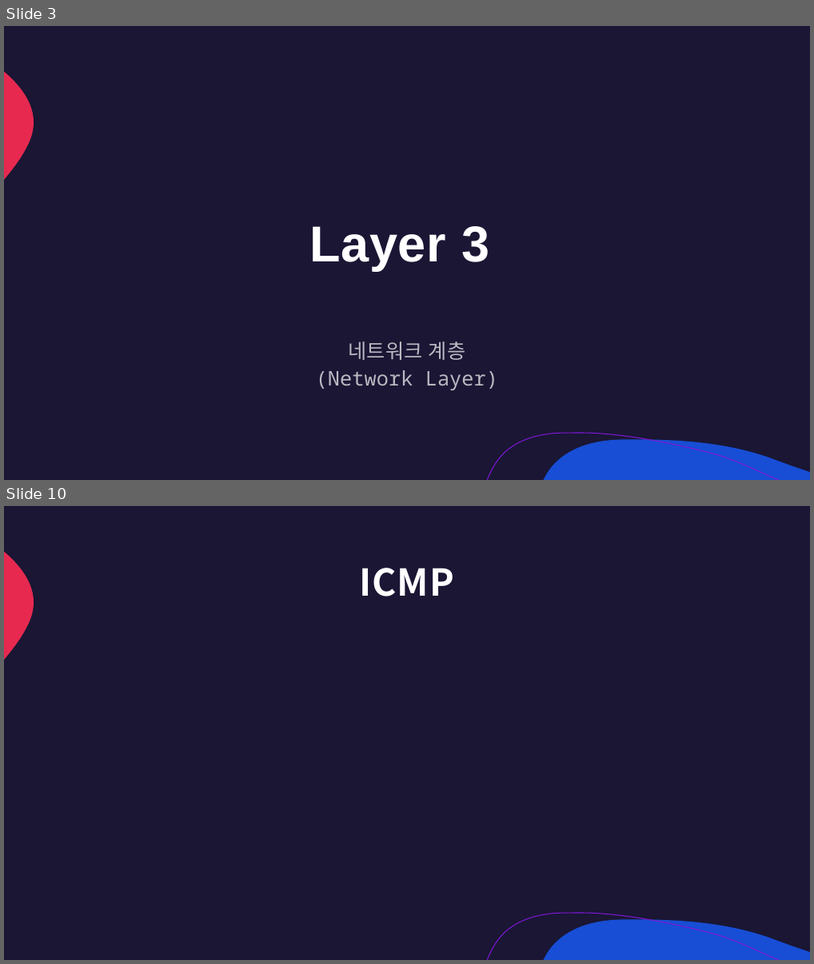
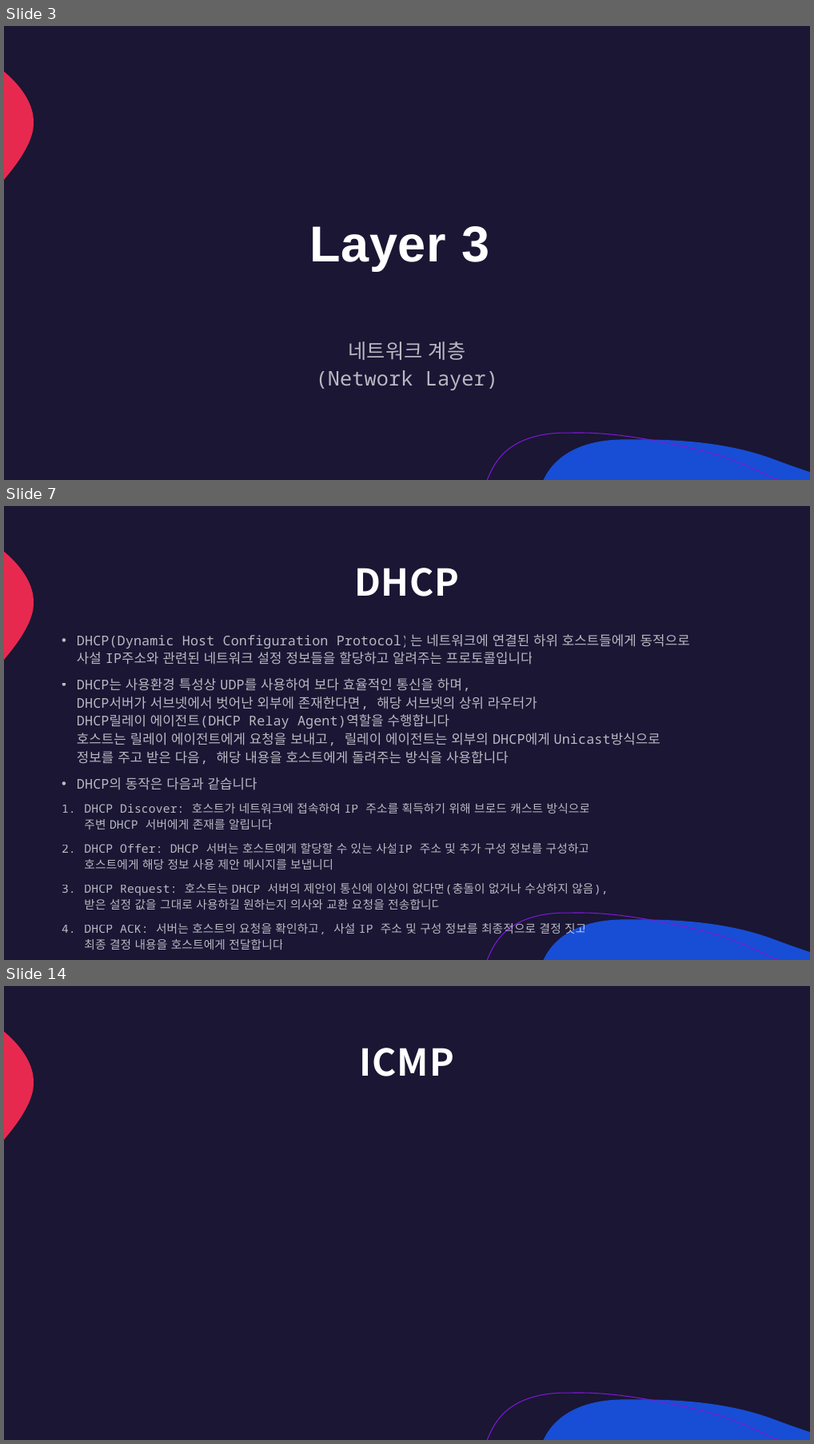
Before and after one commit to lumen4723/2024_network, a slide deck: 3.pptx. Shown one above the other, each under a label of ours: slides 3 and 10 before the commit, slides 3, 7 and 14 after it; the slides between them are not shown. The pictures are 814x964 and 814x1444 pixels, drawn with LibreOffice and Linux fonts; fonts in the diff are those of the drawing. Boxes give left, top, right and bottom in pixels: in the first picture for what was removed or moved away, otherwise in the second. Text is boxed around its words. In the diff, an @@ line names an element or a change of style, - is before the commit and + after.

```diff
--- a/3.pptx
+++ b/3.pptx
@@ slide 7 added at bbox=[4, 506, 810, 960], background #1A1634; not listed: 3 template elements that a slide beside it also shows @@
@@ title added at bbox=[354, 568, 459, 596], 44 pt, text #FFFFFF, bold @@
+DHCP
@@ text added at bbox=[77, 634, 690, 949], 16 pt, text #FFFFFF at 70% opacity @@
+• DHCP(Dynamic Host Configuration Protocol)는 네트워크에 연결된 하위 호스트들에게 동적으로
+  사설 IP주소와 관련된 네트워크 설정 정보들을 할당하고 알려주는 프로토콜입니다
+• DHCP는 사용환경 특성상 UDP를 사용하여 보다 효율적인 통신을 하며,
+  DHCP서버가 서브넷에서 벗어난 외부에 존재한다면, 해당 서브넷의 상위 라우터가
+  DHCP릴레이 에이전트(DHCP Relay Agent)역할을 수행합니다
+  호스트는 릴레이 에이전트에게 요청을 보내고, 릴레이 에이전트는 외부의 DHCP에게 Unicast방식으로
+  정보를 주고 받은 다음, 해당 내용을 호스트에게 돌려주는 방식을 사용합니다
+• DHCP의 동작은 다음과 같습니다
+1. DHCP Discover: 호스트가 네트워크에 접속하여 IP 주소를 획득하기 위해 브로드 캐스트 방식으로
+   주변 DHCP 서버에게 존재를 알립니다
+2. DHCP Offer: DHCP 서버는 호스트에게 할당할 수 있는 사설IP 주소 및 추가 구성 정보를 구성하고
+   호스트에게 해당 정보 사용 제안 메시지를 보냅니다
+3. DHCP Request: 호스트는 DHCP 서버의 제안이 통신에 이상이 없다면(충돌이 없거나 수상하지 않음),
+   받은 설정 값을 그대로 사용하길 원하는지 의사와 교환 요청을 전송합니다
+4. DHCP ACK: 서버는 호스트의 요청을 확인하고, 사설 IP 주소 및 구성 정보를 최종적으로 결정 짓고
+   최종 결정 내용을 호스트에게 전달합니다
@@ what was slide 10 is now slide 14 @@
```
Also in this commit, not shown: 1 slide changed, 8 other slides added, 5 slides removed.
